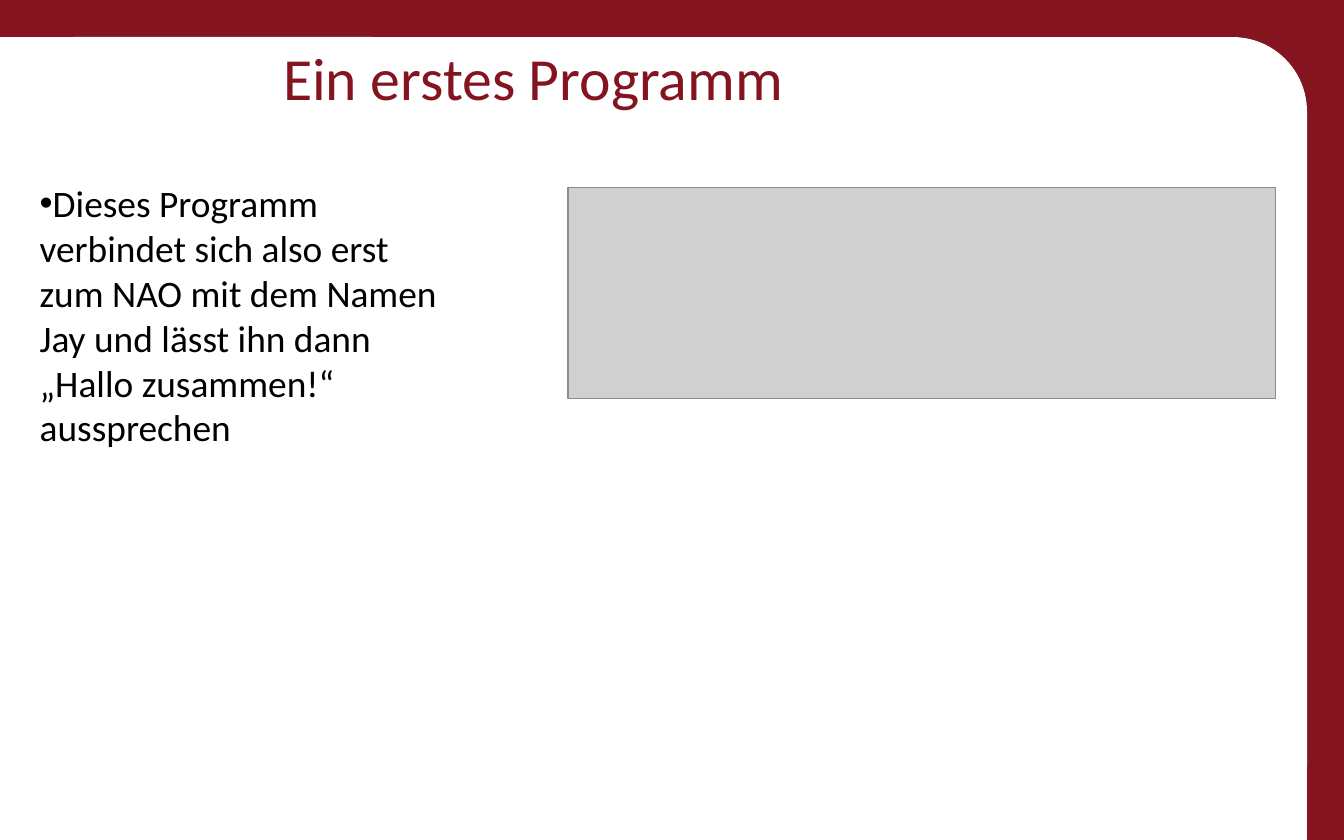
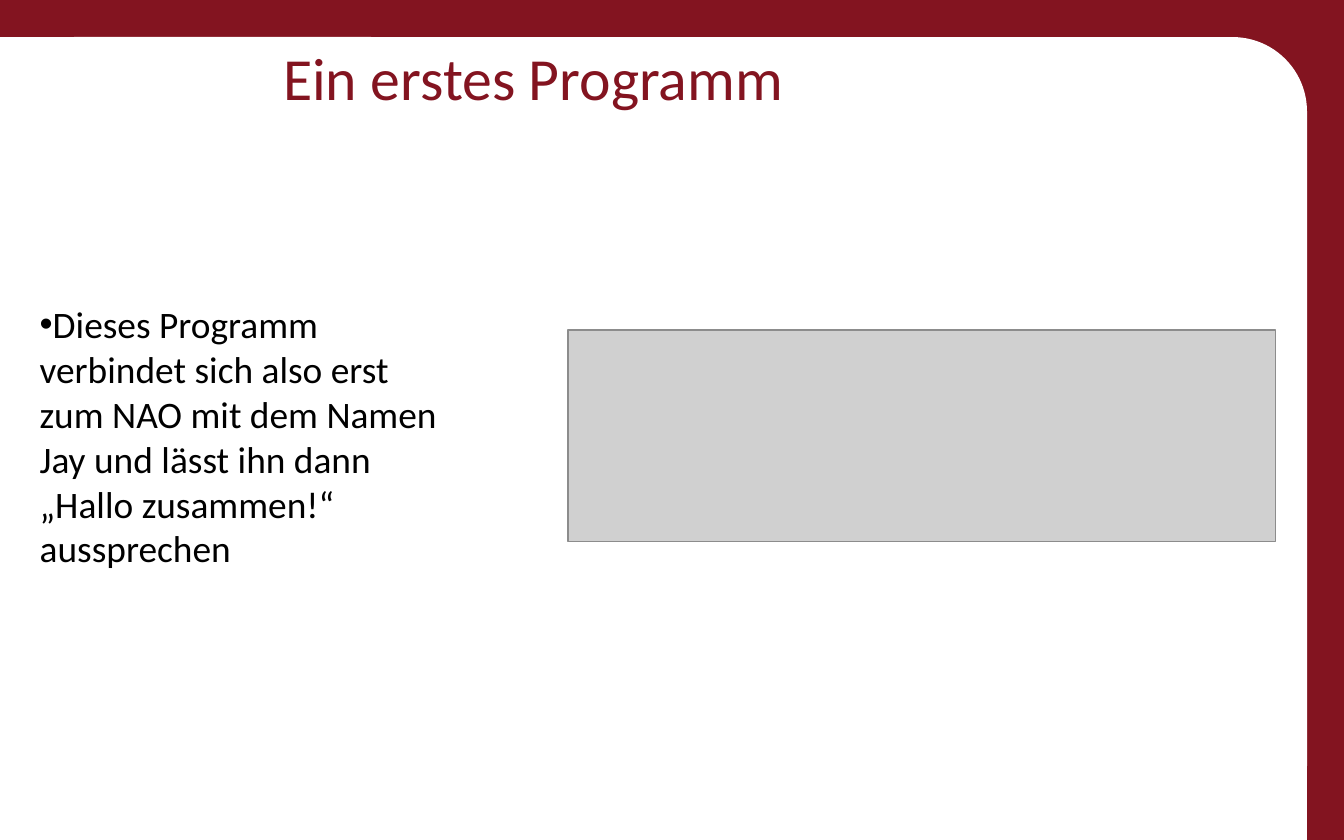
Before and after one commit to Roboscope/java-with-nao, a slide deck: slide 12 of Präsentationen/Anfänger - Java mit NAO.pptx. Drawn at 1344x840 pixels with LibreOffice and Linux fonts; fonts in the diff are those of the drawing; grey boxes stand for pictures; background and template pictures are left out. Boxes give left, top, right and bottom in pixels: in the first picture for what was removed or moved away, otherwise in the second. Text is boxed around its words. In the diff, an @@ line names an element or a change of style, - is before the commit and + after.

```diff
--- a/Präsentationen/Anfänger - Java mit NAO.pptx
+++ b/Präsentationen/Anfänger - Java mit NAO.pptx
@@ text "Dieses Programm verbindet sich also ..." at (40, 312, 437, 568): vertical alignment top to middle @@
@@ picture: place and size @@
-picture at (569, 187, 1275, 398)
+picture at (569, 331, 1275, 542)
```
Also in this commit, not shown: 7 other slides changed, 9 slides added, 25 other files.
